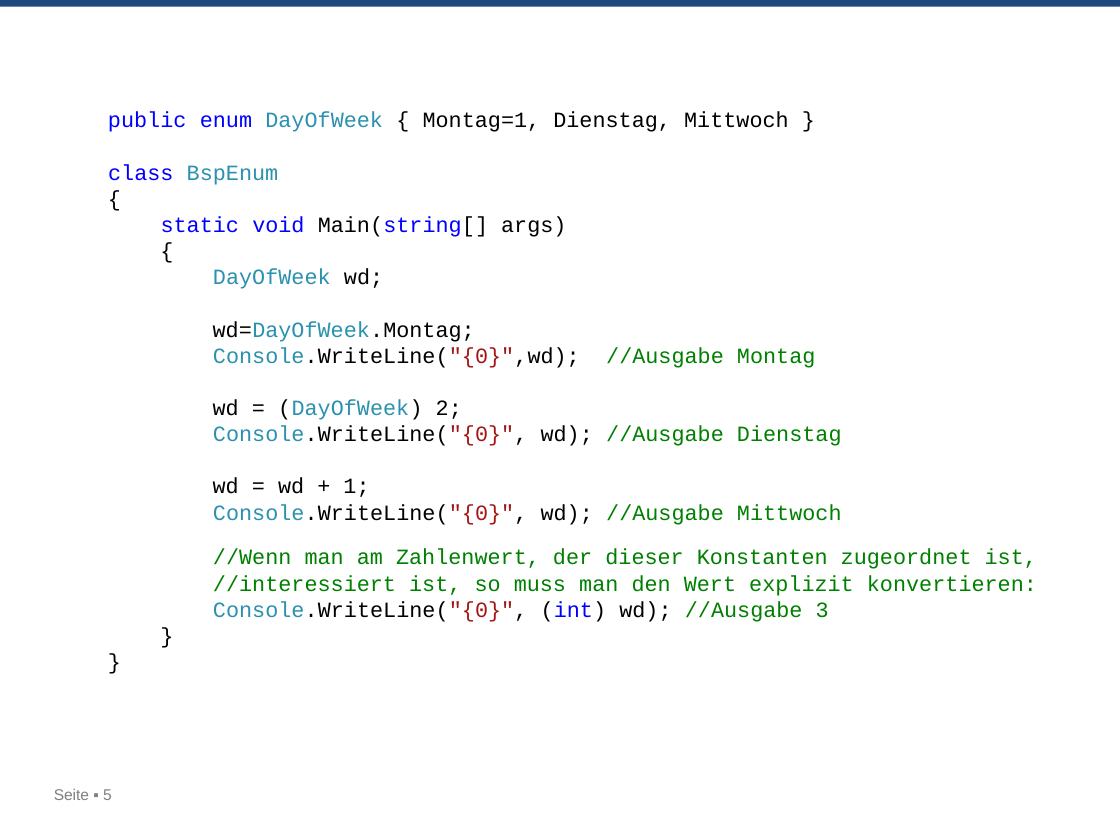
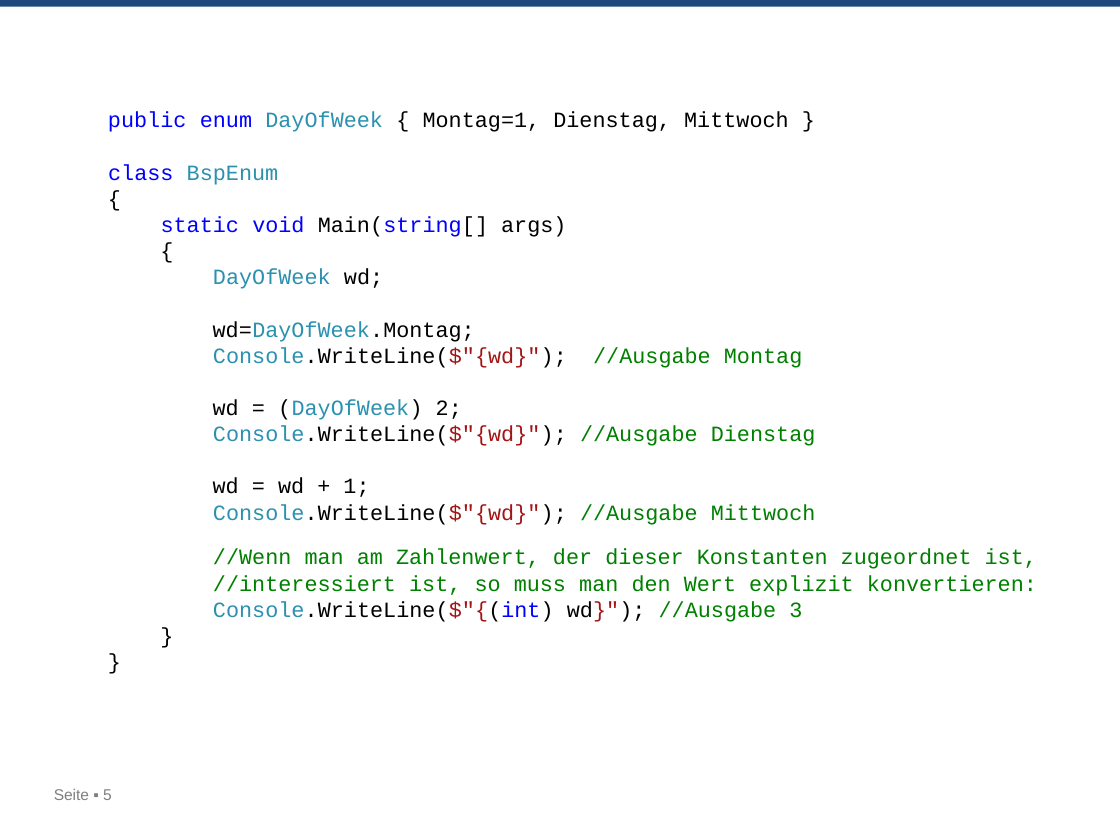
Before and after one commit to htl-leo-prog-1/examples-ha, a slide deck: slide 5 of PPT/08_Enum.ppt. Drawn at 1120x840 pixels with LibreOffice and Linux fonts; fonts in the diff are those of the drawing; background and template pictures are left out. Boxes give left, top, right and bottom in pixels: in the first picture for what was removed or moved away, otherwise in the second. Text is boxed around its words. In the diff, an @@ line names an element or a change of style, - is before the commit and + after.

```diff
--- a/PPT/08_Enum.ppt
+++ b/PPT/08_Enum.ppt
@@ text at box(213, 347, 802, 368): text changed; text colour #000000 to #008000 @@
-Console.WriteLine("{0}",wd); //Ausgabe Montag
+Console.WriteLine($"{wd}"); //Ausgabe Montag
@@ text at box(213, 426, 816, 446): text changed @@
-Console.WriteLine("{0}", wd); //Ausgabe Dienstag
+Console.WriteLine($"{wd}"); //Ausgabe Dienstag
@@ text at box(213, 504, 816, 525): text changed @@
-Console.WriteLine("{0}", wd); //Ausgabe Mittwoch
+Console.WriteLine($"{wd}"); //Ausgabe Mittwoch
@@ text at box(213, 601, 802, 622): text changed @@
-Console.WriteLine("{0}", (int) wd); //Ausgabe 3
+Console.WriteLine($"{(int) wd}"); //Ausgabe 3
```
Also in this commit, not shown: 7 other files.
